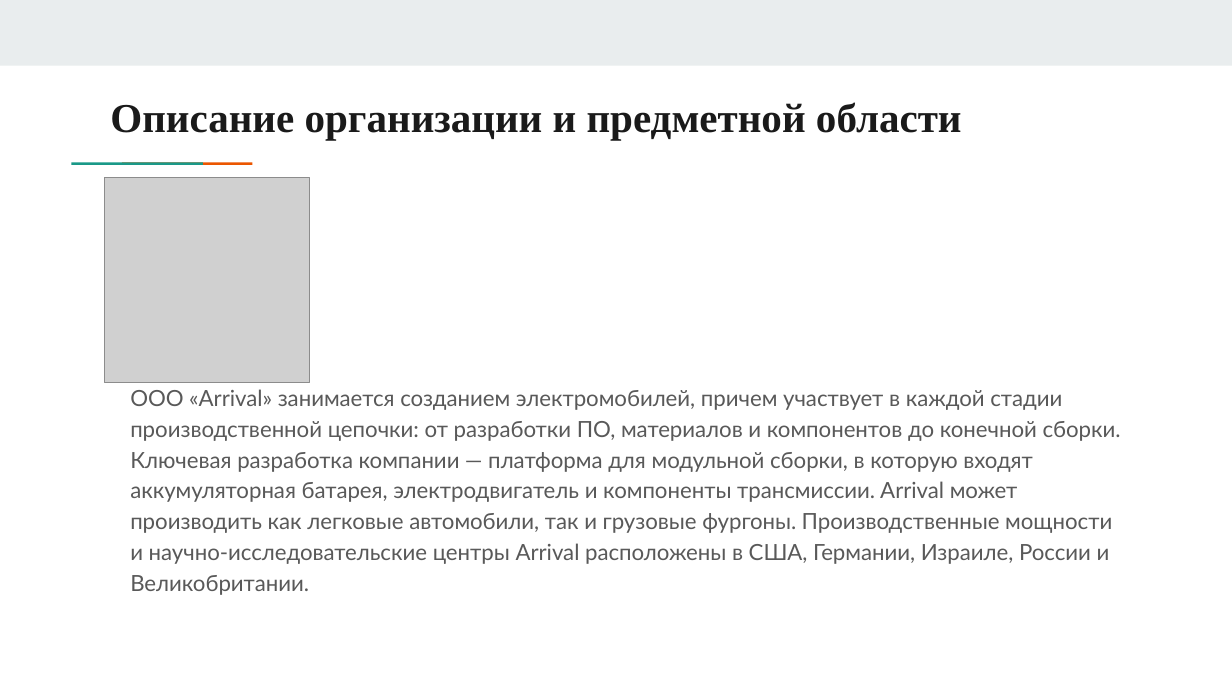
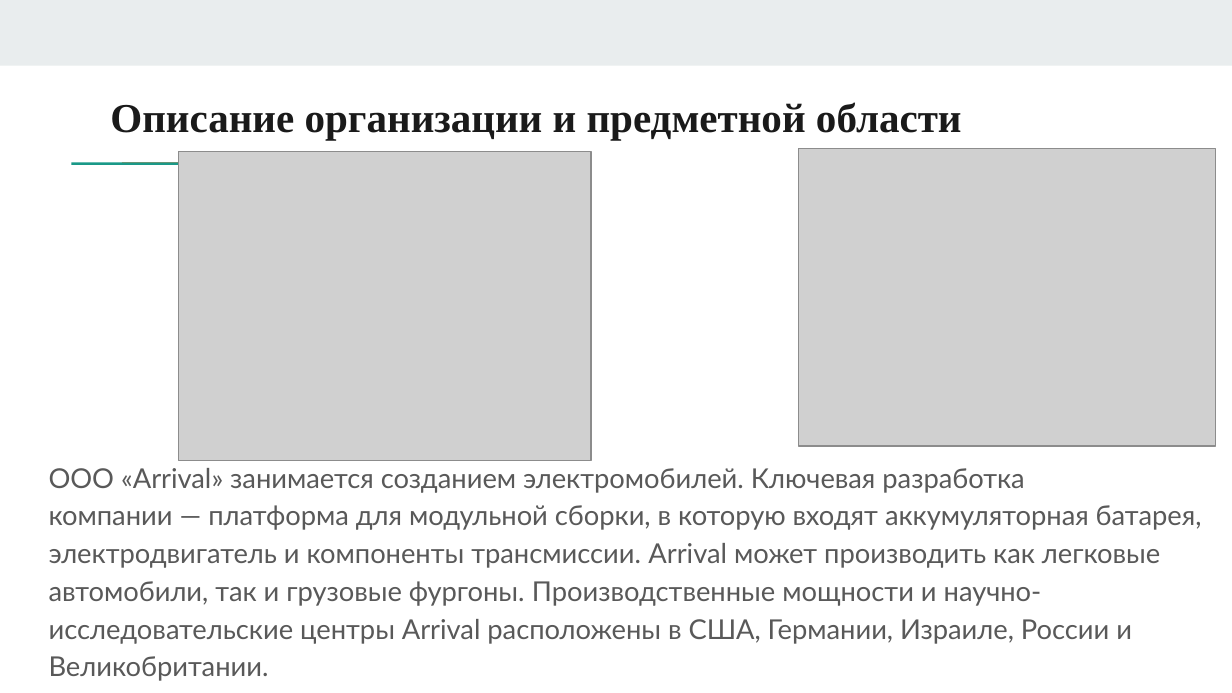
Before and after one commit to PhilippPan/DiplomaKP11, a slide deck: slide 2 of Презентация дипломной работы.pptx. Drawn at 1232x693 pixels with LibreOffice and Linux fonts; fonts in the diff are those of the drawing; grey boxes stand for pictures. Boxes give left, top, right and bottom in pixels: in the first picture for what was removed or moved away, otherwise in the second. Text is boxed around its words. In the diff, an @@ line names an element or a change of style, - is before the commit and + after.

```diff
--- a/Презентация дипломной работы.pptx
+++ b/Презентация дипломной работы.pptx
@@ picture added at box(798, 148, 1215, 446) @@
@@ picture removed at box(105, 177, 310, 383) @@
@@ picture added at box(179, 152, 591, 461) @@
@@ text at box(49, 468, 1202, 681): text changed; size 13 to 16 pt @@
-ООО «Arrival» занимается созданием электромобилей, причем участвует в каждой стадии производственной цепочки: от разработки ПО, материалов и компонентов до конечной сборки. Ключевая разработка компании — платформа для модульной сборки, в которую входят аккумуляторная батарея, электродвигатель и компоненты трансмиссии. Arrival может производить как легковые автомобили, так и грузовые фургоны. Производственные мощности и научно-исследовательские центры Arrival расположены в США, Германии, Израиле, России и Великобритании.
+ООО «Arrival» занимается созданием электромобилей. Ключевая разработка компании — платформа для модульной сборки, в которую входят аккумуляторная батарея, электродвигатель и компоненты трансмиссии. Arrival может производить как легковые автомобили, так и грузовые фургоны. Производственные мощности и научно-исследовательские центры Arrival расположены в США, Германии, Израиле, России и Великобритании.
```
Also in this commit, not shown: 2 other slides changed, 8 slides added, 5 slides removed, 1 other file.
